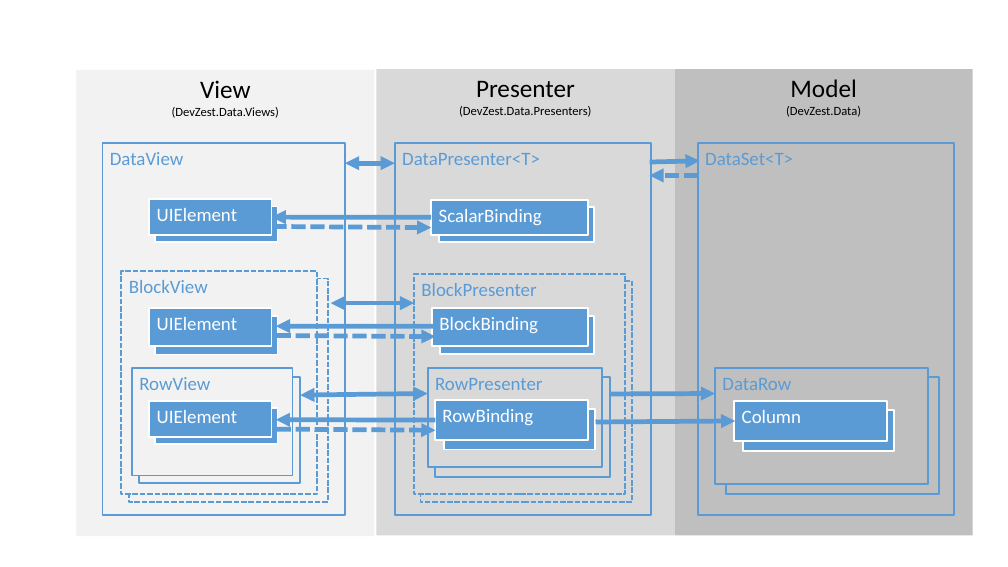
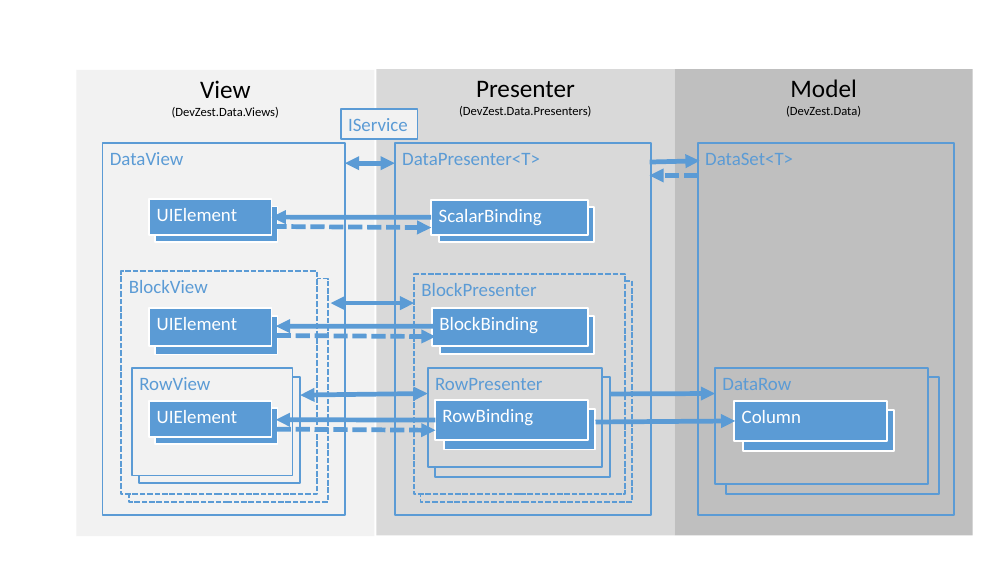
Before and after one commit to DevZest/RDO.Net, a slide deck: slide 1 of src/Docs/primitives/RdoWpfMvpArchitecture.pptx. Drawn at 1008x567 pixels with LibreOffice and Linux fonts; fonts in the diff are those of the drawing. Boxes give left, top, right and bottom in pixels: in the first picture for what was removed or moved away, otherwise in the second. Text is boxed around its words. In the diff, an @@ line names an element or a change of style, - is before the commit and + after.

```diff
--- a/src/Docs/primitives/RdoWpfMvpArchitecture.pptx
+++ b/src/Docs/primitives/RdoWpfMvpArchitecture.pptx
@@ rectangle added at box(341, 110, 418, 139), fill #F2F2F2, outline #5B9BD5 1.75 pt, 18 pt, text #5B9BD5 @@
+IService
```
Also in this commit, not shown: 4 other files.
